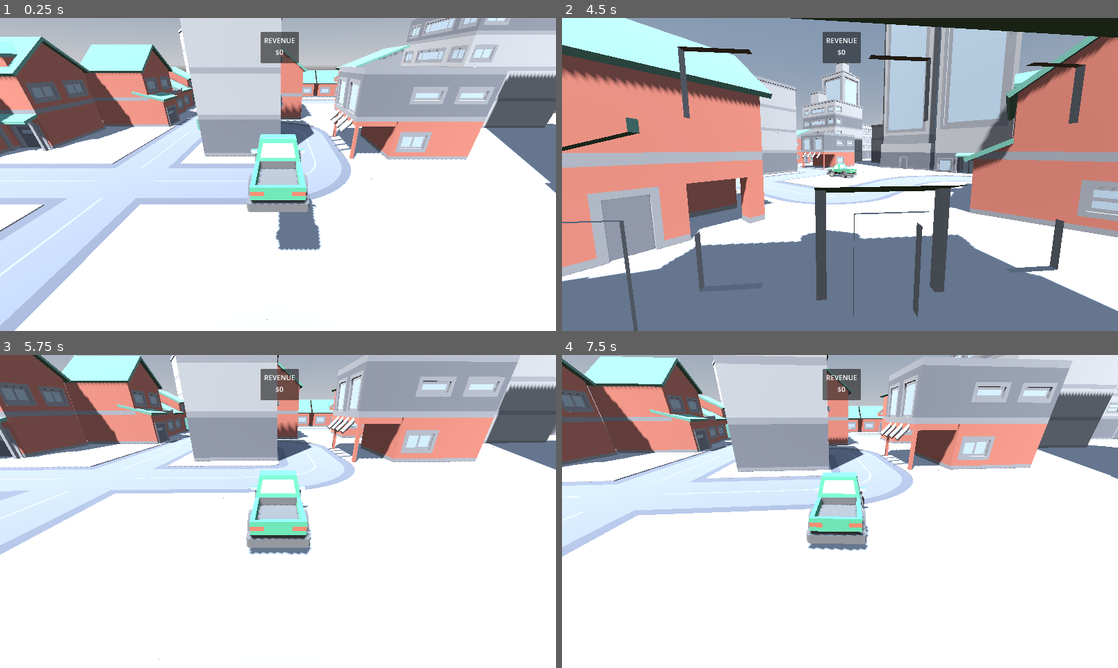
Above: before the commit, frames 1-4 (two rows, left to right).
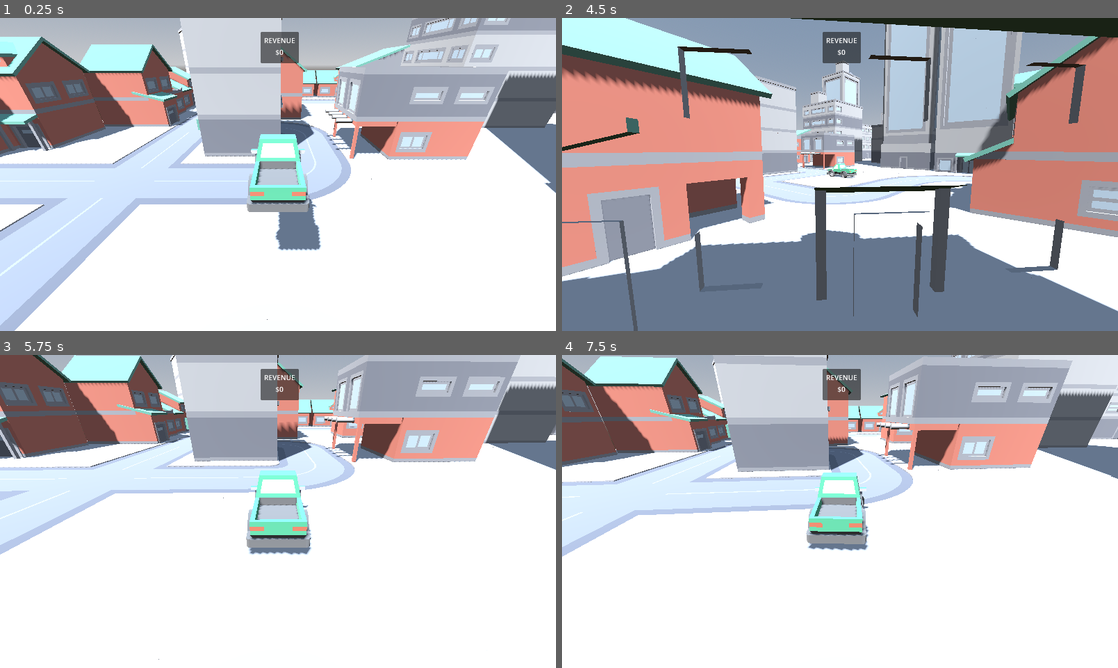
Above: after the commit, the same moments.

Repository: stesim/ld53-delivery
Game: Godot game, scene res://game_world.tscn
Two runs of this game, one before a commit and one after it. Both use one fixed random seed, a clock stepped at 60 frames per second and the inputs below.
Inputs:
- Up to frame 1 (0.25 s): no input
- Up to frame 2 (4.5 s): tap Enter (ui_accept) at 0.5, 0.77, 1.52, 3.02, 3.77 s; hold D (steer_right) 0.53-1.28 s; hold Tab (swap_vehicle) 0.53-1.28 s; hold Space (brake) 1.28-2.03 s; tap 1 (transfer_item_1) at 1.35 s; hold D (steer_right) 2.03-2.78 s; tap 2 (transfer_item_2) at 2.1 s; hold W (accelerate) 2.78-3.53 s; tap 3 (transfer_item_3) at 2.85 s; hold A (steer_left) from 3.53 s (still down); tap 4 (transfer_item_4) at 3.6 s; tap Tab (swap_vehicle) at 4.35 s
- Up to frame 3 (5.75 s): tap Enter (ui_accept) at 4.52 s; release A (steer_left) at 5.03 s; hold Space (brake) from 5.03 s (still down); tap 1 (transfer_item_1) at 5.1 s
- Up to frame 4 (7.5 s): release Space (brake) at 5.78 s; hold D (steer_right) 5.78-6.53 s; tap 2 (transfer_item_2) at 5.85 s; tap Enter (ui_accept) at 6.02, 6.77 s; hold W (accelerate) 6.53-7.28 s; tap 3 (transfer_item_3) at 6.6 s; hold D (steer_right) from 7.28 s (still down); tap 4 (transfer_item_4) at 7.35 s

The runs differ from the first frame. In frame 1, 0.2% of the frame differs, in the area x 58-64%, y 29-43%; in frame 2, less than 0.1%; in frame 3, 0.2%; in frame 4, 0.3%, in the area x 56-64%, y 21-36%.

Commit message:
changed food item spawner positioning

Diff:
--- a/map_elements/headquarters.gd
+++ b/map_elements/headquarters.gd
@@ -9,6 +9,9 @@
 	&"transfer_item_3",
 	&"transfer_item_4",
 ]
+
+
+@export var ejection_force := 2.0
 
 
 @onready var _item_spawn_locations := %item_spawn_locations
@@ -25,7 +28,8 @@
 
 func _spawn_item(index : int) -> void:
 	var item := GameState.FOOD_ITEMS[index]
-	var instance : Node3D = FoodItem.instantiate()
+	var instance : RigidBody3D = FoodItem.instantiate()
 	instance.item_scene = item
+	instance.apply_central_impulse(ejection_force * Vector3.RIGHT)
 	get_tree().current_scene.add_child(instance)
 	instance.global_position = _item_spawn_locations.get_child(index).global_position
--- a/map_elements/headquarters.tscn
+++ b/map_elements/headquarters.tscn
@@ -168,37 +168,37 @@
 
 [node name="0" type="Marker3D" parent="item_spawn_locations"]
 unique_name_in_owner = true
-transform = Transform3D(0.707107, -0.707107, 0, 0.707107, 0.707107, 0, 0, 0, 1, 2.9, 1.65, 1)
+transform = Transform3D(1, 0, 0, 0, 1, 0, 0, 0, 1, 3.25, 2.125, 1)
 
 [node name="spawner_mesh" type="MeshInstance3D" parent="item_spawn_locations/0"]
-transform = Transform3D(1, 0, 0, 0, 1, 0, 0, 0, 1, -0.0299332, 0.490177, 0)
+transform = Transform3D(-4.37114e-08, -1, 0, 1, -4.37114e-08, 0, 0, 0, 1, -0.5, 0.125, 0)
 mesh = SubResource("CylinderMesh_1exjh")
 skeleton = NodePath("../../..")
 
 [node name="1" type="Marker3D" parent="item_spawn_locations"]
 unique_name_in_owner = true
-transform = Transform3D(0.707107, -0.707107, 0, 0.707107, 0.707107, 0, 0, 0, 1, 2.9, 1.65, 2)
+transform = Transform3D(1, 0, 0, 0, 1, 0, 0, 0, 1, 3.25, 2.125, 2)
 
 [node name="spawner_mesh" type="MeshInstance3D" parent="item_spawn_locations/1"]
-transform = Transform3D(1, 0, 0, 0, 1, 0, 0, 0, 1, -0.0299332, 0.490177, 0)
+transform = Transform3D(-4.37114e-08, -1, 0, 1, -4.37114e-08, 0, 0, 0, 1, -0.5, 0.125, 0)
 mesh = SubResource("CylinderMesh_1exjh")
 skeleton = NodePath("../../..")
 
 [node name="2" type="Marker3D" parent="item_spawn_locations"]
 unique_name_in_owner = true
-transform = Transform3D(0.707107, -0.707107, 0, 0.707107, 0.707107, 0, 0, 0, 1, 2.9, 1.65, 3)
+transform = Transform3D(1, 0, 0, 0, 1, 0, 0, 0, 1, 3.25, 2.125, 3)
 
 [node name="spawner_mesh" type="MeshInstance3D" parent="item_spawn_locations/2"]
-transform = Transform3D(1, 0, 0, 0, 1, 0, 0, 0, 1, -0.0299332, 0.490177, 0)
+transform = Transform3D(-4.37114e-08, -1, 0, 1, -4.37114e-08, 0, 0, 0, 1, -0.5, 0.125, 0)
 mesh = SubResource("CylinderMesh_1exjh")
 skeleton = NodePath("../../..")
 
 [node name="3" type="Marker3D" parent="item_spawn_locations"]
 unique_name_in_owner = true
-transform = Transform3D(0.707107, -0.707107, 0, 0.707107, 0.707107, 0, 0, 0, 1, 2.9, 1.65, 4)
+transform = Transform3D(1, 0, 0, 0, 1, 0, 0, 0, 1, 3.25, 2.125, 4)
 
 [node name="spawner_mesh" type="MeshInstance3D" parent="item_spawn_locations/3"]
-transform = Transform3D(1, 0, 0, 0, 1, 0, 0, 0, 1, -0.0299332, 0.490177, 0)
+transform = Transform3D(-4.37114e-08, -1, 0, 1, -4.37114e-08, 0, 0, 0, 1, -0.5, 0.125, 0)
 mesh = SubResource("CylinderMesh_1exjh")
 skeleton = NodePath("../../..")
 
